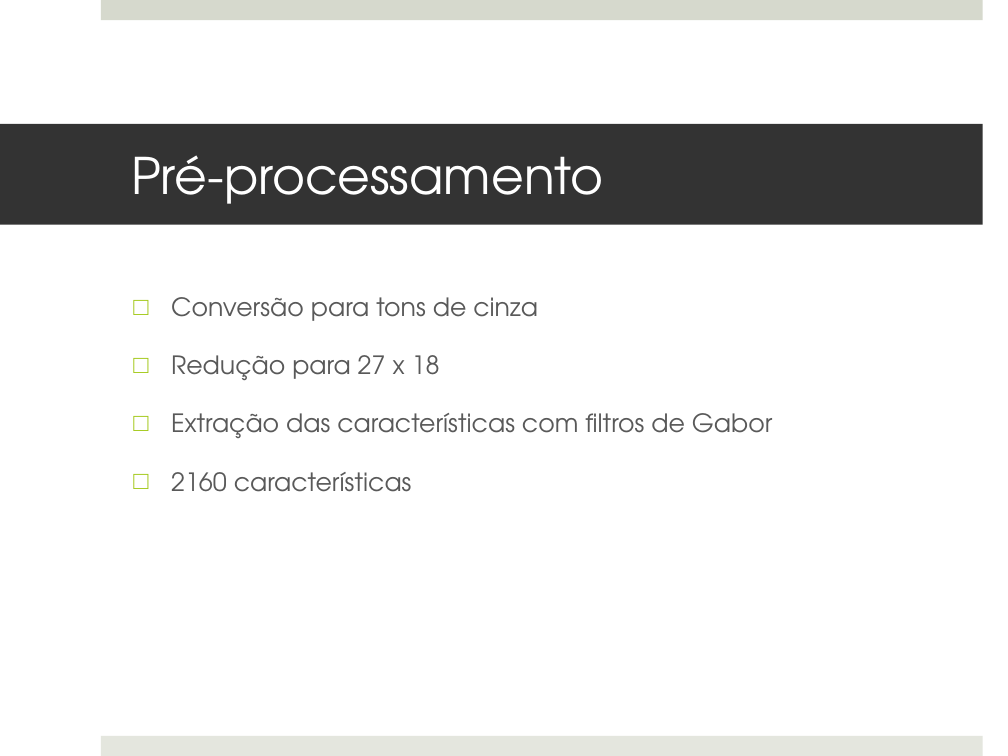
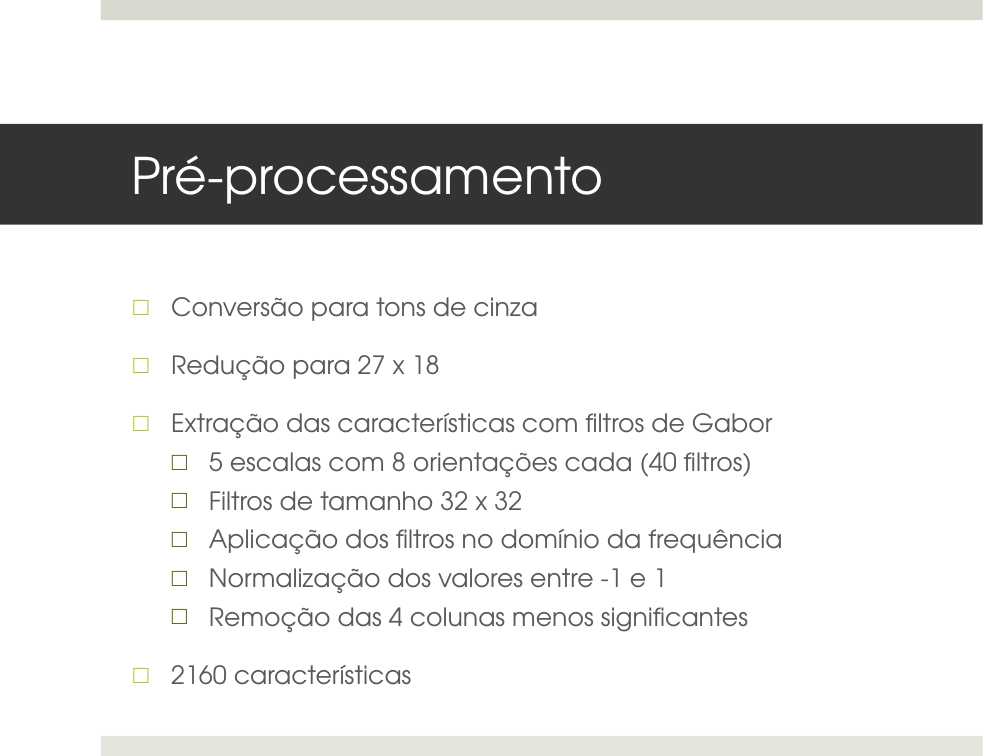
Before and after one commit to MarioBajr/Redes-Neurais, a slide deck: slide 27 of projeto PI.pptx (slide 26 before the commit). Drawn at 1008x756 pixels with LibreOffice and Linux fonts; fonts in the diff are those of the drawing. Boxes give left, top, right and bottom in pixels: in the first picture for what was removed or moved away, otherwise in the second. Text is boxed around its words. In the diff, an @@ line names an element or a change of style, - is before the commit and + after.

```diff
--- a/projeto PI.pptx
+++ b/projeto PI.pptx
@@ text at (209, 452, 782, 632): paragraphs added @@
+  □ 5 escalas com 8 orientações cada (40 filtros)
+  □ Filtros de tamanho 32 x 32
+  □ Aplicação dos filtros no domínio da frequência
+  □ Normalização dos valores entre -1 e 1
+  □ Remoção das 4 colunas menos significantes
```
Also in this commit, not shown: 3 other slides changed, 2 slides added, 1 slide removed.
